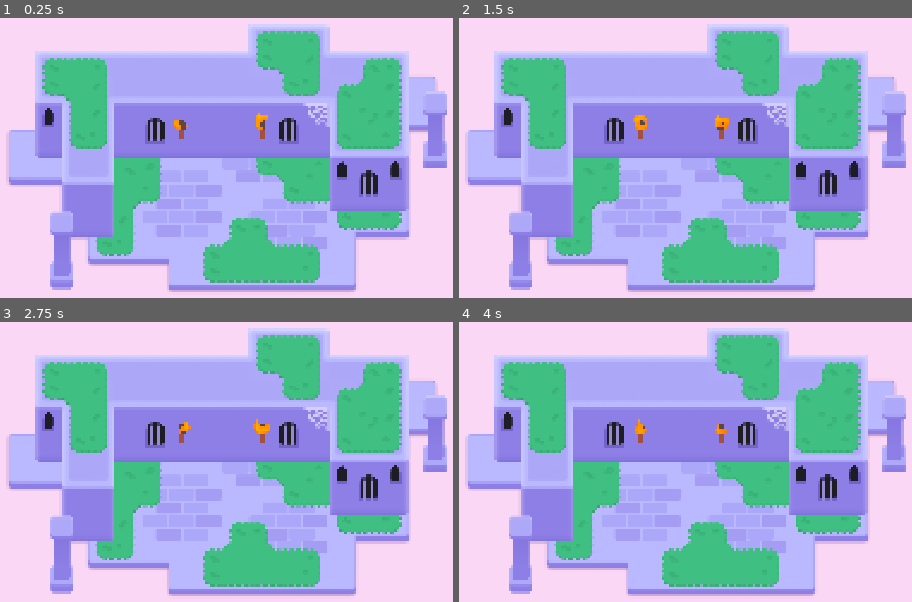
Above: before the commit, frames 1-4 (two rows, left to right).
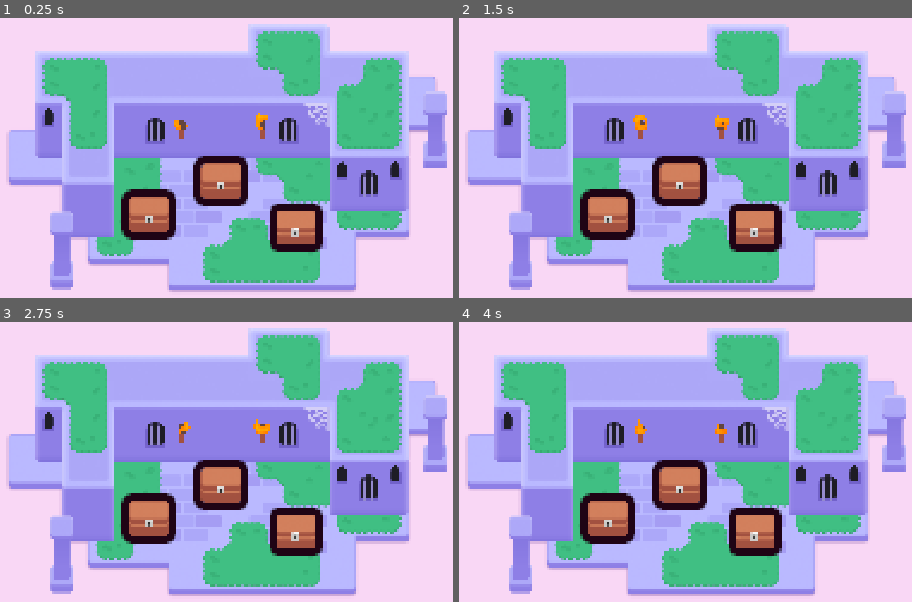
Above: after the commit, the same moments.

Repository: peeryo/M6-SY2526
Game: Godot game, scene res://lessons/mini_dungeon.tscn
The game is run twice, just before and just after one commit, with the same random seed, the same clock (stepped at 60 frames per second) and the same inputs.
Inputs (mouse positions are in pixels of both pictures, inside the frame that each line leads up to):
- Up to frame 1 (0.25 s): no input
- Up to frame 2 (1.5 s): tap Enter at 0.5 s; move the mouse to (857, 152) at 0.52 s; hold D (move_right) 0.53-1.28 s; tap Z at 0.6, 1.35 s; click (857, 152) at 0.67 s; tap Space at 0.77 s; move the mouse to (522, 197) at 1.27 s; hold S (move_down) from 1.28 s (still down); click (522, 197) at 1.42 s
- Up to frame 3 (2.75 s): tap Space at 1.52 s; move the mouse to (303, 380) at 2.02 s; release S (move_down) at 2.03 s; hold D (move_right) from 2.03 s (still down); tap Z at 2.1 s; click (303, 380) at 2.17 s
- Up to frame 4 (4 s): move the mouse to (640, 568) at 2.77 s; release D (move_right) at 2.78 s; hold W (move_up) 2.78-3.53 s; tap Z at 2.85, 3.6 s; click (640, 568) at 2.92 s; tap Space at 3.02, 3.77 s; move the mouse to (outside the picture) at 3.52 s; hold A (move_left) from 3.53 s (still down); click (outside the picture) at 3.67 s

The runs differ from the first frame. In frame 1, 6.3% of the frame differs, in the area x 26-72%, y 49-84%; in frame 2, 6.3%; in frame 3, 6.3%; in frame 4, 6.3%.

Commit message:
M6L3 completed

Diff:
--- /dev/null
+++ b/lessons/chest/chest.gd
@@ -0,0 +1,19 @@
+extends Area2D
+@onready var canvas_group: CanvasGroup = $CanvasGroup
+
+
+func _ready() -> void:
+	canvas_group.material.set_shader_parameter("line_thickness", 3.0)
+	mouse_entered.connect(_on_mouse_entered)
+	mouse_exited.connect(_on_mouse_exited)
+
+func set_outline_thickness(new_thickness: float) -> void:
+		canvas_group.material.set_shader_parameter("line_thickness", new_thickness)
+
+func _on_mouse_entered():
+	var tween := create_tween()
+	tween.tween_method(set_outline_thickness, 3.0, 10.0, 0.08)
+
+func _on_mouse_exited():
+	var tween := create_tween()
+	tween.tween_method(set_outline_thickness, 10.0, 3.0, 0.08)
--- a/lessons/chest/chest.tscn
+++ b/lessons/chest/chest.tscn
@@ -1,6 +1,7 @@
-[gd_scene load_steps=7 format=3 uid="uid://b27yxfpkfvoha"]
+[gd_scene load_steps=8 format=3 uid="uid://b27yxfpkfvoha"]
 
 [ext_resource type="Shader" uid="uid://lio2wmbue2of" path="res://lessons/chest/group_outline.gdshader" id="1_12as2"]
+[ext_resource type="Script" uid="uid://ct2mll12nooce" path="res://lessons/chest/chest.gd" id="1_65g6b"]
 [ext_resource type="Texture2D" uid="uid://c3hwsm5ugp8qw" path="res://lessons/chest/bottom.png" id="1_bkc6q"]
 [ext_resource type="Texture2D" uid="uid://bnem1cahhoxdk" path="res://lessons/chest/top.png" id="2_12as2"]
 [ext_resource type="Texture2D" uid="uid://bu2jin246nel5" path="res://lessons/chest/lock.png" id="3_65g6b"]
@@ -9,12 +10,14 @@
 size = Vector2(95, 78)
 
 [sub_resource type="ShaderMaterial" id="ShaderMaterial_65g6b"]
+resource_local_to_scene = true
 shader = ExtResource("1_12as2")
 shader_parameter/line_color = Color(0.123647206, 0.018220194, 0.082823135, 1)
-shader_parameter/line_thickness = 10.0
+shader_parameter/line_thickness = 2.0
 shader_parameter/viewport_scale = Vector2(1, 1)
 
 [node name="Chest" type="Area2D"]
+script = ExtResource("1_65g6b")
 
 [node name="CollisionShape2D" type="CollisionShape2D" parent="."]
 visible = false
--- a/lessons/mini_dungeon.tscn
+++ b/lessons/mini_dungeon.tscn
@@ -6,6 +6,7 @@
 [ext_resource type="Texture2D" uid="uid://c1rgncfgjxefj" path="res://assets/dungeon/pillar.png" id="4_gq228"]
 [ext_resource type="Texture2D" uid="uid://l0y1k1obencd" path="res://assets/dungeon/spider_web.png" id="5_ywba7"]
 [ext_resource type="PackedScene" uid="uid://eundh35r605v" path="res://assets/torch/torch.tscn" id="6_fokey"]
+[ext_resource type="PackedScene" uid="uid://b27yxfpkfvoha" path="res://lessons/chest/chest.tscn" id="7_jj8kc"]
 
 [sub_resource type="TileSetAtlasSource" id="TileSetAtlasSource_6s4s5"]
 texture = ExtResource("1_sym7n")
@@ -321,3 +322,12 @@
 mouse_filter = 2
 color = Color(0.977546, 0.842183, 0.960847, 1)
 metadata/_edit_lock_ = true
+
+[node name="Chest" parent="." instance=ExtResource("7_jj8kc")]
+position = Vector2(397, 339)
+
+[node name="Chest2" parent="." instance=ExtResource("7_jj8kc")]
+position = Vector2(571, 259)
+
+[node name="Chest3" parent="." instance=ExtResource("7_jj8kc")]
+position = Vector2(750, 371)
Not shown, added: lessons/chest/chest.gd.uid
Not shown: 1 places in lessons/mini_dungeon.tscn that only renumber resources
